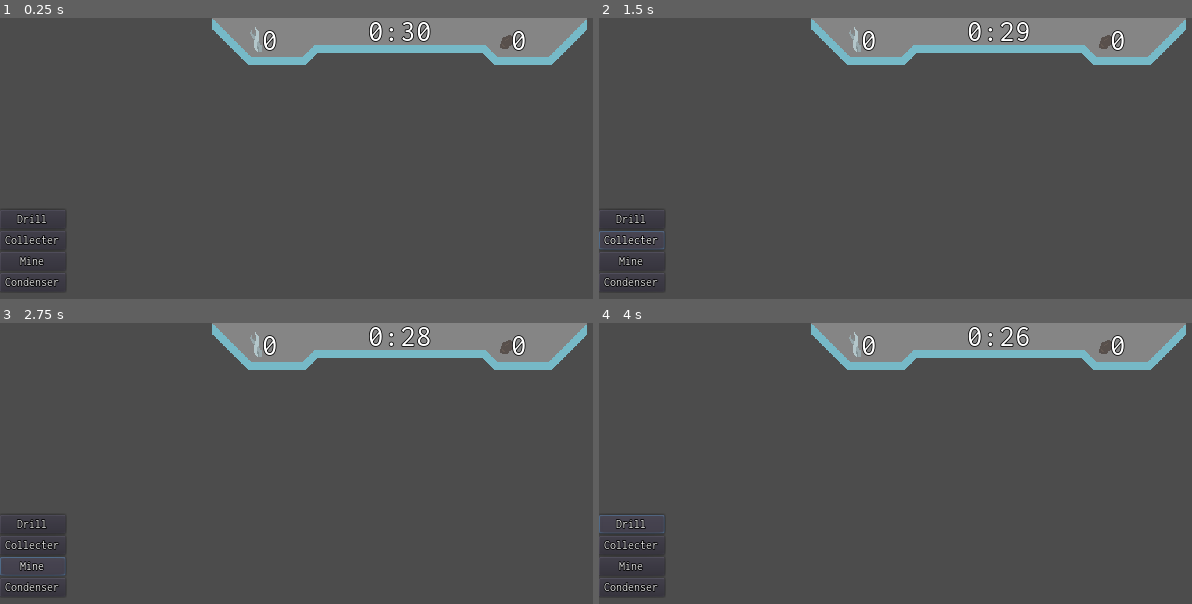
Above: before the commit, frames 1-4 (two rows, left to right).
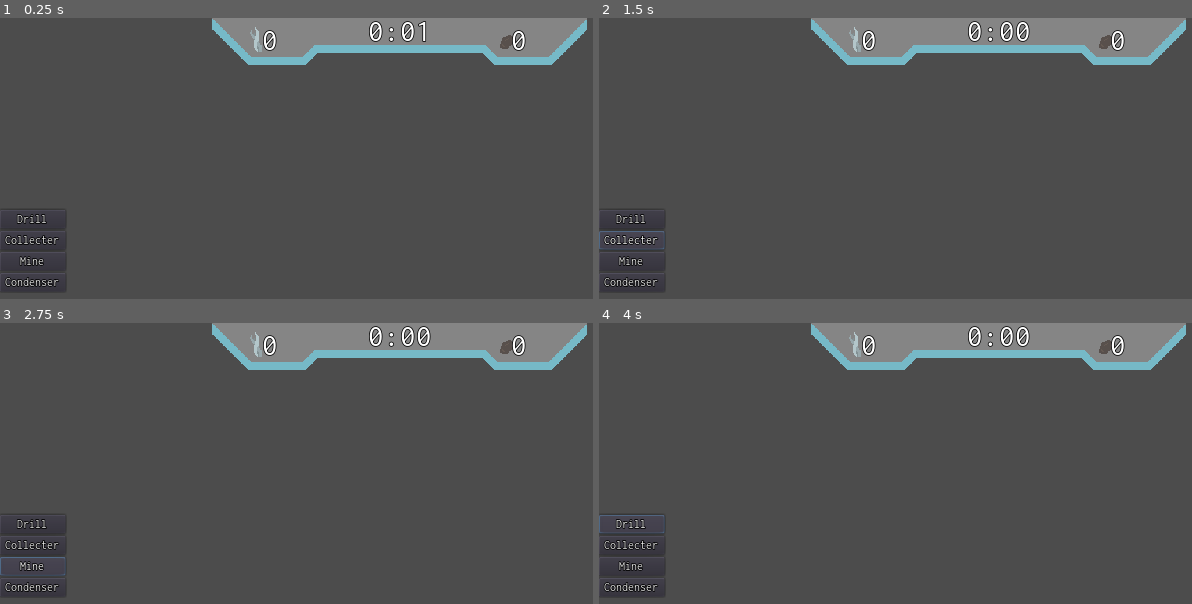
Above: after the commit, the same moments.

Repository: the-alex-g/LD49
Game: Godot game, scene res://Main.tscn
Two runs of this game, one before a commit and one after it. Both use one fixed random seed, a clock stepped at 60 frames per second and the inputs below.
Inputs:
- Up to frame 1 (0.25 s): no input
- Up to frame 2 (1.5 s): click "Drill" at 0.5 s; click "Collecter" at 1.25 s
- Up to frame 3 (2.75 s): click "Mine" at 2 s
- Up to frame 4 (4 s): click "Condenser" at 2.75 s; click "Drill" at 3.5 s

The runs differ from the first frame. In frame 1, 0.2% of the frame differs, in the area x 67-73%, y 1-9%; in frame 2, 0.2%; in frame 3, 0.2%; in frame 4, 0.2%.

Commit message:
Add mine art

Diff:
--- a/project/HUD.gd
+++ b/project/HUD.gd
@@ -13,7 +13,7 @@
 
 # variables
 var _ignore
-var _seconds := 30
+var _seconds := 1
 var _minutes := 0
 var _game_is_running := true
 
@@ -61,7 +61,7 @@
 			_seconds = 59
 			_minutes -= 1
 		_update_clock()
-		if _minutes < 0:
+		if _minutes == 0 and _seconds == 0:
 			emit_signal("game_over_lose")
 			_game_is_running = false
 
--- a/project/Station.tscn
+++ b/project/Station.tscn
@@ -1,10 +1,11 @@
-[gd_scene load_steps=46 format=2]
+[gd_scene load_steps=63 format=2]
 
 [ext_resource path="res://Station.gd" type="Script" id=1]
 [ext_resource path="res://Art/Condenser.png" type="Texture" id=2]
 [ext_resource path="res://Art/Explosion.png" type="Texture" id=3]
 [ext_resource path="res://Art/Collecter.png" type="Texture" id=4]
 [ext_resource path="res://Art/Drill.png" type="Texture" id=5]
+[ext_resource path="res://Art/Mine.png" type="Texture" id=6]
 
 [sub_resource type="AtlasTexture" id=1]
 atlas = ExtResource( 4 )
@@ -162,7 +163,71 @@
 atlas = ExtResource( 5 )
 region = Rect2( 42, 110, 42, 22 )
 
-[sub_resource type="SpriteFrames" id=40]
+[sub_resource type="AtlasTexture" id=40]
+atlas = ExtResource( 6 )
+region = Rect2( 0, 0, 64, 64 )
+
+[sub_resource type="AtlasTexture" id=41]
+atlas = ExtResource( 6 )
+region = Rect2( 64, 0, 64, 64 )
+
+[sub_resource type="AtlasTexture" id=42]
+atlas = ExtResource( 6 )
+region = Rect2( 128, 0, 64, 64 )
+
+[sub_resource type="AtlasTexture" id=43]
+atlas = ExtResource( 6 )
+region = Rect2( 192, 0, 64, 64 )
+
+[sub_resource type="AtlasTexture" id=44]
+atlas = ExtResource( 6 )
+region = Rect2( 0, 64, 64, 64 )
+
+[sub_resource type="AtlasTexture" id=45]
+atlas = ExtResource( 6 )
+region = Rect2( 64, 64, 64, 64 )
+
+[sub_resource type="AtlasTexture" id=46]
+atlas = ExtResource( 6 )
+region = Rect2( 128, 64, 64, 64 )
+
+[sub_resource type="AtlasTexture" id=47]
+atlas = ExtResource( 6 )
+region = Rect2( 192, 64, 64, 64 )
+
+[sub_resource type="AtlasTexture" id=48]
+atlas = ExtResource( 6 )
+region = Rect2( 0, 128, 64, 64 )
+
+[sub_resource type="AtlasTexture" id=49]
+atlas = ExtResource( 6 )
+region = Rect2( 64, 128, 64, 64 )
+
+[sub_resource type="AtlasTexture" id=50]
+atlas = ExtResource( 6 )
+region = Rect2( 128, 128, 64, 64 )
+
+[sub_resource type="AtlasTexture" id=51]
+atlas = ExtResource( 6 )
+region = Rect2( 192, 128, 64, 64 )
+
+[sub_resource type="AtlasTexture" id=52]
+atlas = ExtResource( 6 )
+region = Rect2( 0, 192, 64, 64 )
+
+[sub_resource type="AtlasTexture" id=53]
+atlas = ExtResource( 6 )
+region = Rect2( 64, 192, 64, 64 )
+
+[sub_resource type="AtlasTexture" id=54]
+atlas = ExtResource( 6 )
+region = Rect2( 128, 192, 64, 64 )
+
+[sub_resource type="AtlasTexture" id=55]
+atlas = ExtResource( 6 )
+region = Rect2( 192, 192, 64, 64 )
+
+[sub_resource type="SpriteFrames" id=56]
 animations = [ {
 "frames": [ SubResource( 1 ), SubResource( 2 ), SubResource( 3 ), SubResource( 4 ), SubResource( 5 ), SubResource( 6 ), SubResource( 7 ), SubResource( 8 ) ],
 "loop": true,
@@ -183,6 +248,11 @@
 "loop": true,
 "name": "drill",
 "speed": 5.0
+}, {
+"frames": [ SubResource( 40 ), SubResource( 41 ), SubResource( 42 ), SubResource( 43 ), SubResource( 44 ), SubResource( 45 ), SubResource( 46 ), SubResource( 47 ), SubResource( 48 ), SubResource( 49 ), SubResource( 50 ), SubResource( 51 ), SubResource( 52 ), SubResource( 53 ), SubResource( 54 ), SubResource( 55 ) ],
+"loop": true,
+"name": "mine",
+"speed": 5.0
 } ]
 
 [node name="Station" type="Node2D"]
@@ -190,8 +260,8 @@
 script = ExtResource( 1 )
 
 [node name="Sprite" type="AnimatedSprite" parent="."]
-frames = SubResource( 40 )
-animation = "explode"
+frames = SubResource( 56 )
+animation = "mine"
 
 [node name="Timer" type="Timer" parent="."]
 
Binary file added: project/Art/Mine.png
Not shown, added: project/Art/Mine.png.import
Not shown, added: raw_files/Mine.piskel
